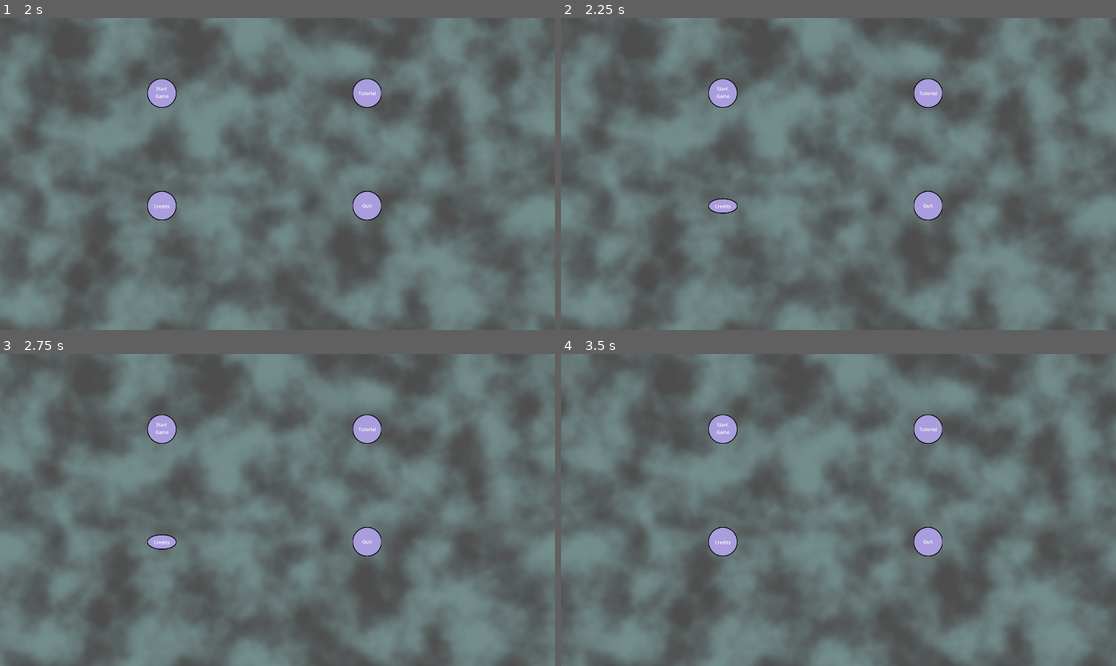
Above: before the commit, frames 1-4 (two rows, left to right).
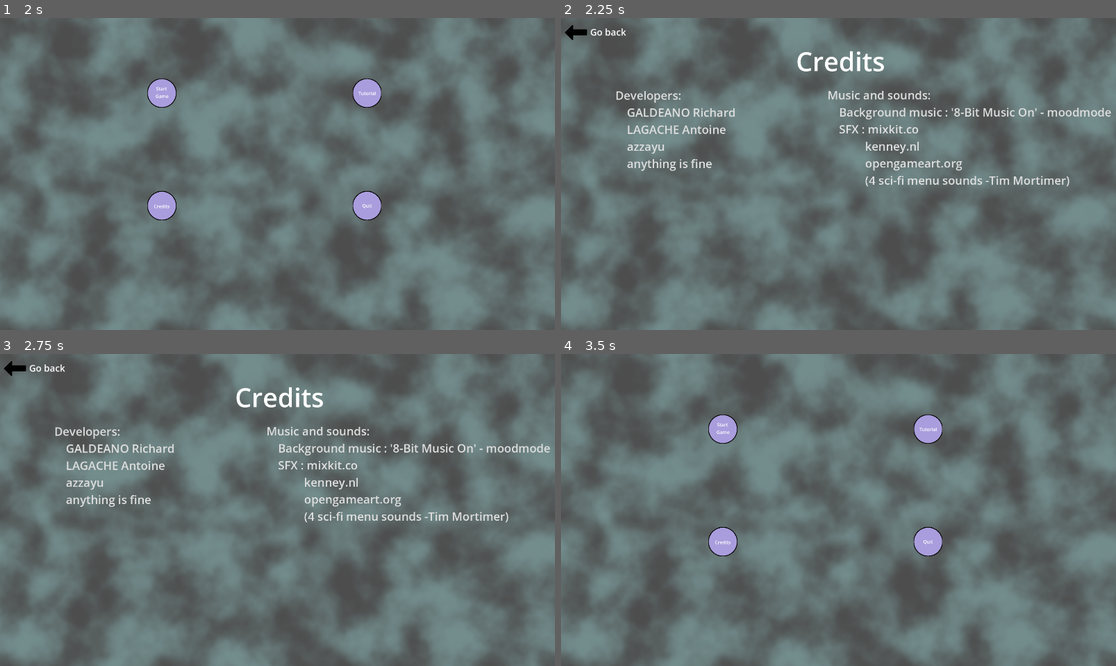
Above: after the commit, the same moments.

Repository: Antoine-Lagache/GameJam_2025
Game: Godot game, scene res://scene/start_menu.tscn
The game is run twice, just before and just after one commit, with the same random seed, the same clock (stepped at 60 frames per second) and the same inputs.
Inputs (mouse positions are in pixels of both pictures, inside the frame that each line leads up to):
- Up to frame 1 (2 s): click "Tutorial" at 0.5 s; click "Go back" at 1.25 s
- Up to frame 2 (2.25 s): click "Credits" at 2 s
- Up to frame 3 (2.75 s): no input
- Up to frame 4 (3.5 s): click (577, 369) at 2.75 s, where only the run after the commit has a clickable "Go back"

Frame 1 is identical in both runs. In frame 2, 25% of the frame differs, in the area x 0-100%, y 0-100%; in frame 3, 25%; in frame 4, 36%.

Commit message:
Added credits panel

Diff:
--- /dev/null
+++ b/gamejame/scene/credits.tscn
@@ -0,0 +1,117 @@
+[gd_scene load_steps=16 format=3 uid="uid://bko7x53gfnwdt"]
+
+[ext_resource type="Script" uid="uid://b0rtifvjc2b06" path="res://script/tutorial.gd" id="1_mjmje"]
+[ext_resource type="PackedScene" uid="uid://chiljqvrxnobv" path="res://scene/back_ground.tscn" id="2_xeho1"]
+[ext_resource type="Shader" uid="uid://1hcfyg37upp0" path="res://shader/noise.gdshader" id="3_nq74t"]
+[ext_resource type="Texture2D" uid="uid://2ammtl2i7lng" path="res://sprites/black_arrow.png" id="5_ykmia"]
+[ext_resource type="PackedScene" uid="uid://by160yhbb0qpo" path="res://scene/menu_button.tscn" id="8_ih6xd"]
+[ext_resource type="Texture2D" uid="uid://b38pcyp0ma024" path="res://sprites/white_arrow.png" id="9_f4p0c"]
+
+[sub_resource type="FastNoiseLite" id="FastNoiseLite_xftar"]
+frequency = 0.0037
+fractal_lacunarity = 1.765
+
+[sub_resource type="NoiseTexture2D" id="NoiseTexture2D_6iio1"]
+width = 1920
+height = 1080
+seamless = true
+noise = SubResource("FastNoiseLite_xftar")
+
+[sub_resource type="ShaderMaterial" id="ShaderMaterial_l02f5"]
+resource_local_to_scene = true
+shader = ExtResource("3_nq74t")
+shader_parameter/density = 1.0
+shader_parameter/fog_offset = Vector2(0, 0)
+shader_parameter/speed = 0.04
+shader_parameter/noise_texture = SubResource("NoiseTexture2D_6iio1")
+shader_parameter/color = Vector3(0.45, 0.55, 0.55)
+
+[sub_resource type="StyleBoxFlat" id="StyleBoxFlat_whbp6"]
+bg_color = Color(0.352941, 0.360784, 0.4, 0)
+
+[sub_resource type="Theme" id="Theme_tphso"]
+default_font_size = 90
+
+[sub_resource type="Theme" id="Theme_tj3xu"]
+default_font_size = 40
+
+[sub_resource type="StyleBoxEmpty" id="StyleBoxEmpty_tphso"]
+
+[sub_resource type="Theme" id="Theme_q68h7"]
+default_font_size = 40
+
+[sub_resource type="StyleBoxEmpty" id="StyleBoxEmpty_mjmje"]
+
+[node name="Tutorial" type="Control"]
+layout_mode = 3
+anchors_preset = 15
+anchor_right = 1.0
+anchor_bottom = 1.0
+grow_horizontal = 2
+grow_vertical = 2
+script = ExtResource("1_mjmje")
+
+[node name="BackGround" parent="." instance=ExtResource("2_xeho1")]
+material = SubResource("ShaderMaterial_l02f5")
+layout_mode = 1
+
+[node name="Panel" type="Panel" parent="."]
+layout_mode = 0
+offset_right = 1920.0
+offset_bottom = 1080.0
+theme_override_styles/panel = SubResource("StyleBoxFlat_whbp6")
+
+[node name="Title" type="Label" parent="Panel"]
+layout_mode = 0
+offset_left = 813.0
+offset_top = 87.0
+offset_right = 1139.0
+offset_bottom = 232.0
+theme = SubResource("Theme_tphso")
+text = "Credits"
+
+[node name="GoBackButton" parent="Panel" instance=ExtResource("8_ih6xd")]
+layout_mode = 0
+texture_normal = ExtResource("5_ykmia")
+texture_hover = ExtResource("9_f4p0c")
+
+[node name="LabelGoBack" type="Label" parent="Panel/GoBackButton"]
+layout_mode = 0
+offset_left = 101.0
+offset_top = 26.0
+offset_right = 225.0
+offset_bottom = 87.0
+theme_override_font_sizes/font_size = 32
+text = "Go back"
+
+[node name="Developers" type="TextEdit" parent="."]
+layout_mode = 0
+offset_left = 188.0
+offset_top = 236.0
+offset_right = 738.0
+offset_bottom = 619.0
+theme = SubResource("Theme_tj3xu")
+theme_override_styles/normal = SubResource("StyleBoxEmpty_tphso")
+text = "Developers:
+	GALDEANO Richard
+	LAGACHE Antoine
+	azzayu
+	anything is fine
+	"
+
+[node name="MusicAndSound" type="TextEdit" parent="."]
+layout_mode = 0
+offset_left = 922.0
+offset_top = 235.0
+offset_right = 1938.0
+offset_bottom = 613.0
+theme = SubResource("Theme_q68h7")
+theme_override_styles/normal = SubResource("StyleBoxEmpty_mjmje")
+text = "Music and sounds:
+	Background music : '8-Bit Music On' - moodmode
+	SFX : mixkit.co
+			 kenney.nl
+			 opengameart.org
+			 (4 sci-fi menu sounds -Tim Mortimer)"
+
+[connection signal="pressed" from="Panel/GoBackButton" to="." method="_on_go_back_button_pressed"]
--- a/gamejame/scene/start_menu.tscn
+++ b/gamejame/scene/start_menu.tscn
@@ -101,4 +101,5 @@
 
 [connection signal="pressed" from="StartButton" to="." method="_on_start_button_pressed"]
 [connection signal="pressed" from="TutorialButton" to="." method="_on_tutorial_button_pressed"]
+[connection signal="pressed" from="CreditsButton" to="." method="_on_credits_button_pressed"]
 [connection signal="pressed" from="QuitButton" to="." method="_on_quit_button_pressed"]
--- a/gamejame/script/start_menu.gd
+++ b/gamejame/script/start_menu.gd
@@ -11,3 +11,8 @@
 
 func _on_quit_button_pressed() -> void:
 	get_tree().quit() # Replace with function body.
+
+
+
+func _on_credits_button_pressed() -> void:
+	get_tree().change_scene_to_file("res://scene/credits.tscn")
